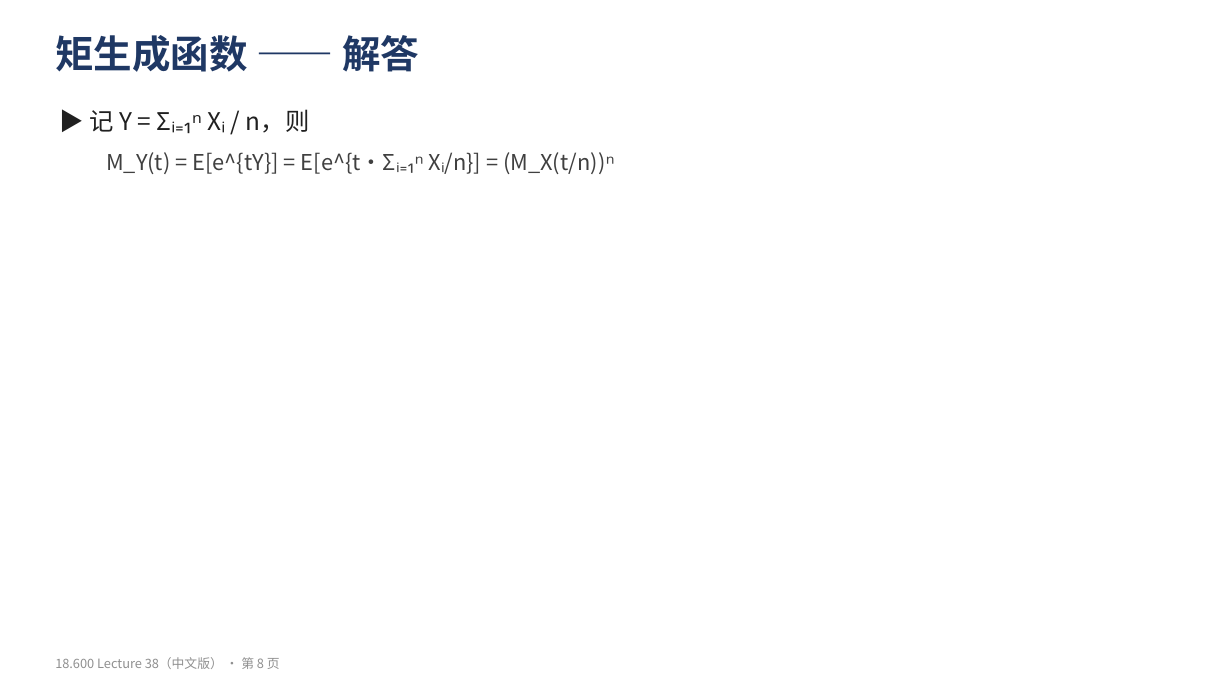
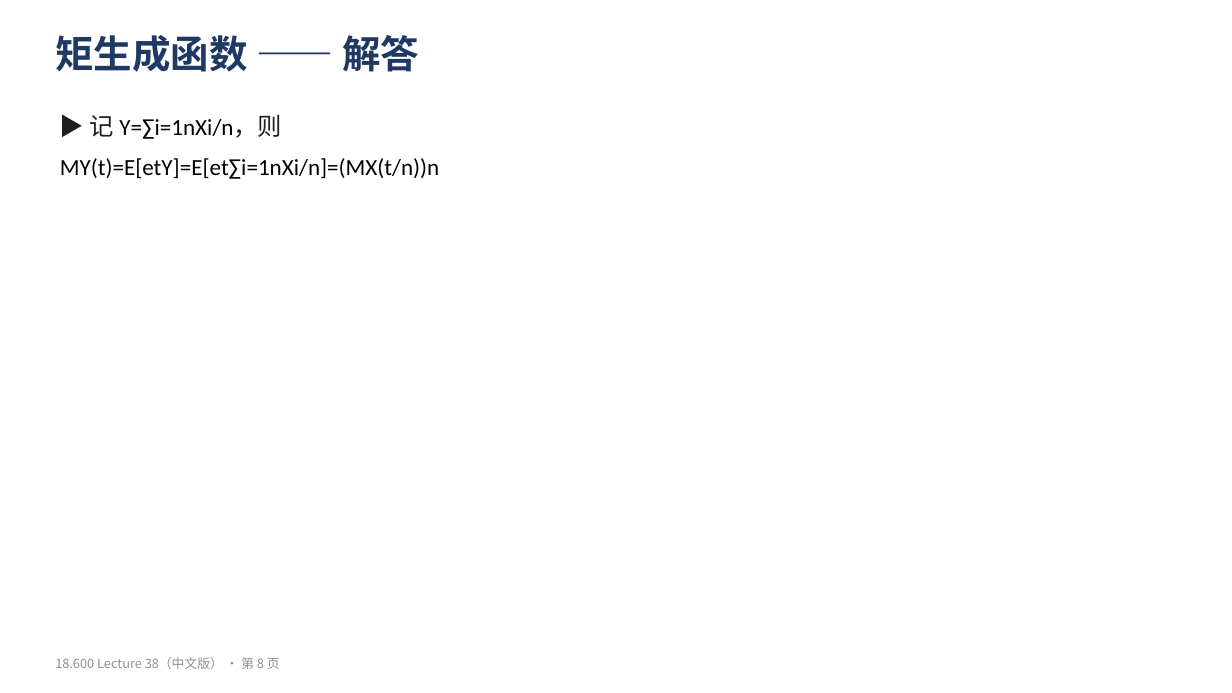
Before and after one commit to yuyangblue/note, a slide deck: slide 8 of 概率论与数理统计/原始材料/MIT18.600/中文版/Lecture38_复习练习_中文.pptx. Drawn at 1232x693 pixels with LibreOffice and Linux fonts; fonts in the diff are those of the drawing. Boxes give left, top, right and bottom in pixels: in the first picture for what was removed or moved away, otherwise in the second. Text is boxed around its words. In the diff, an @@ line names an element or a change of style, - is before the commit and + after.

```diff
--- a/概率论与数理统计/原始材料/MIT18.600/中文版/Lecture38_复习练习_中文.pptx
+++ b/概率论与数理统计/原始材料/MIT18.600/中文版/Lecture38_复习练习_中文.pptx
@@ text at (60,114,439,179): text changed; size 17 to 18 pt; font Noto Sans CJK SC to Calibri; text colour #404040 to #000000 @@
-▶ 记 Y = Σᵢ₌₁ⁿ Xᵢ / n，则
-  M_Y(t) = E[e^{tY}] = E[e^{t·Σᵢ₌₁ⁿ Xᵢ/n}] = (M_X(t/n))ⁿ
+▶ 记 Y=∑i=1nXi/n，则
+MY(t)=E[etY]=E[et∑i=1nXi/n]=(MX(t/n))n
```
Also in this commit, not shown: 13 other slides changed, 20 other files.
